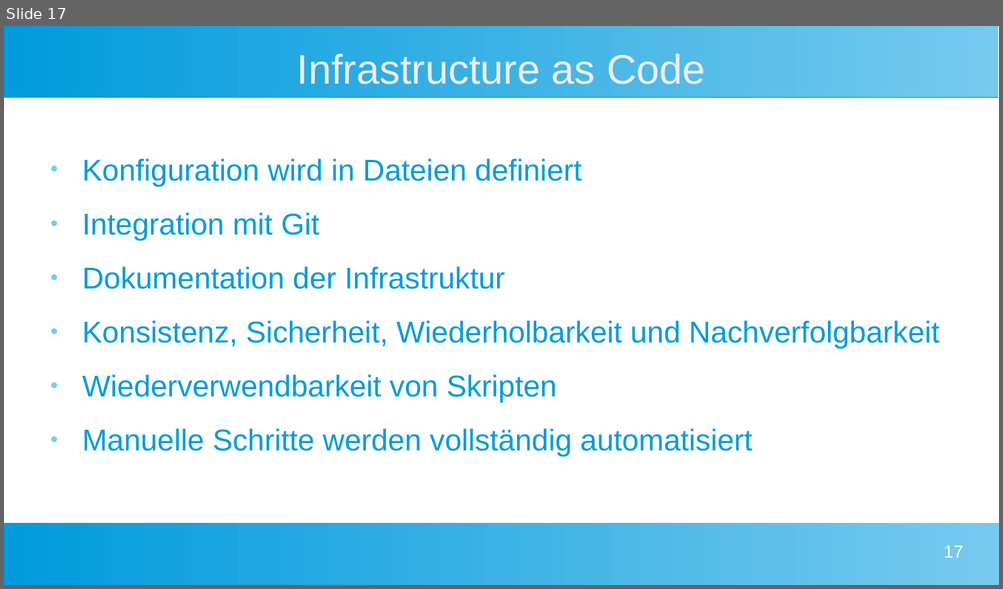
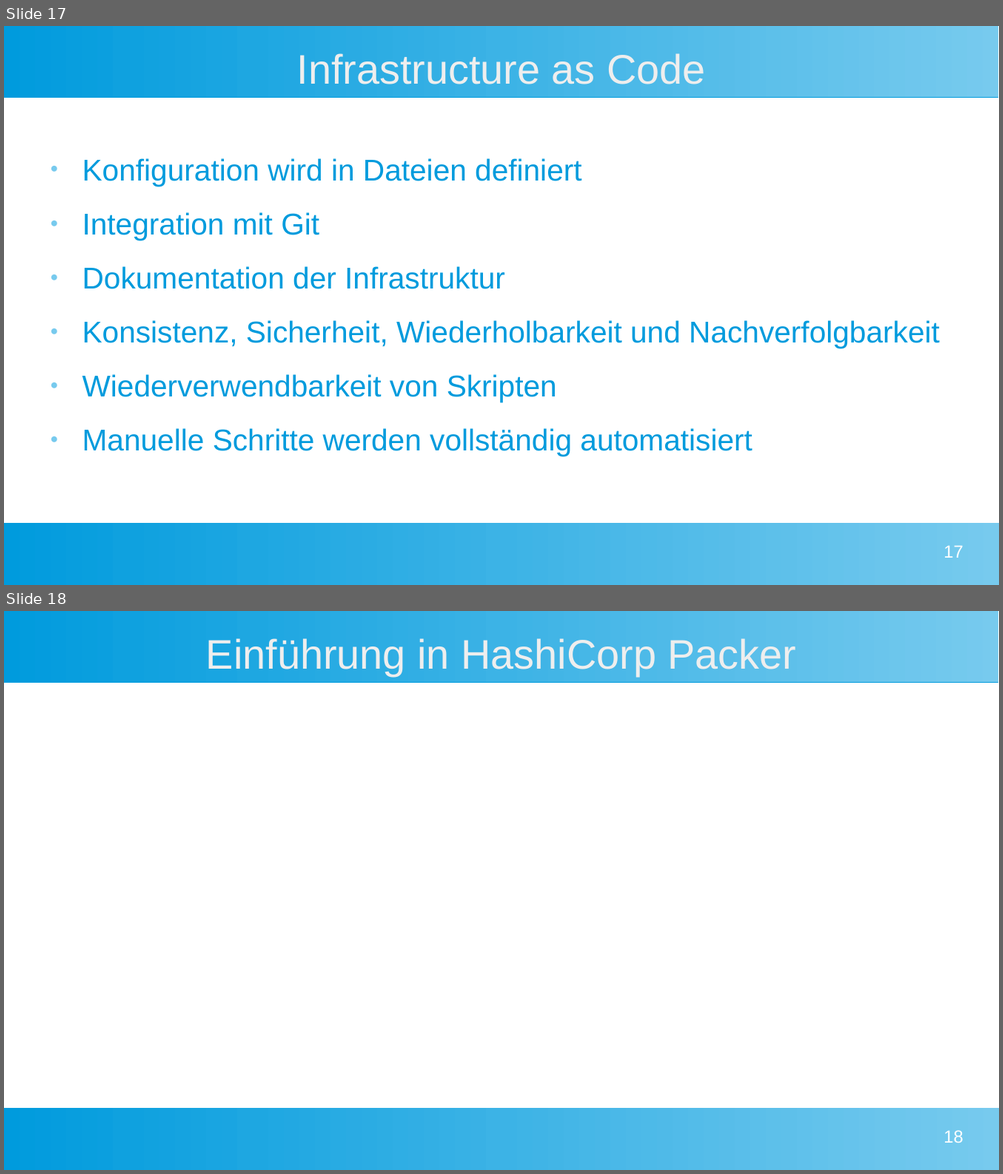
Before and after one commit to NemanjaTomic57/packer-workshop, a slide deck: presentation/day1.odp. Shown one above the other, each under a label of ours: slide 17 before the commit, slides 17 and 18 after it. The pictures are 1003x589 and 1003x1174 pixels, drawn with LibreOffice and Linux fonts; fonts in the diff are those of the drawing. Boxes give left, top, right and bottom in pixels: in the first picture for what was removed or moved away, otherwise in the second. Text is boxed around its words. In the diff, an @@ line names an element or a change of style, - is before the commit and + after.

```diff
--- a/presentation/day1.odp
+++ b/presentation/day1.odp
@@ slide 18 added at <box>4,611,999,1170</box>, background #FFFFFF; not listed: 2 template elements that a slide beside it also shows @@
@@ title added at <box>206,638,797,676</box>, 33 pt, text #EEEEEE @@
+Einführung in HashiCorp Packer
@@ page number added at <box>943,1130,962,1143</box>, 14 pt, text #FFFFFF @@
+18
```
Also in this commit, not shown: 2 slides changed, 1 other slide added, 35 other files.
